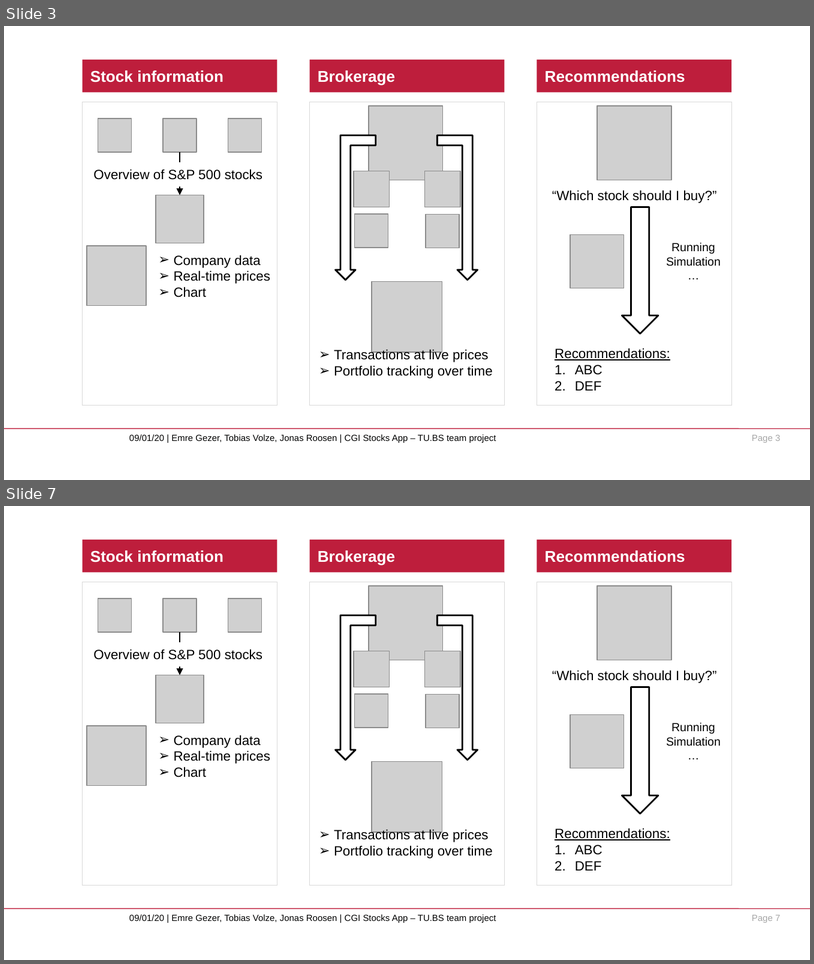
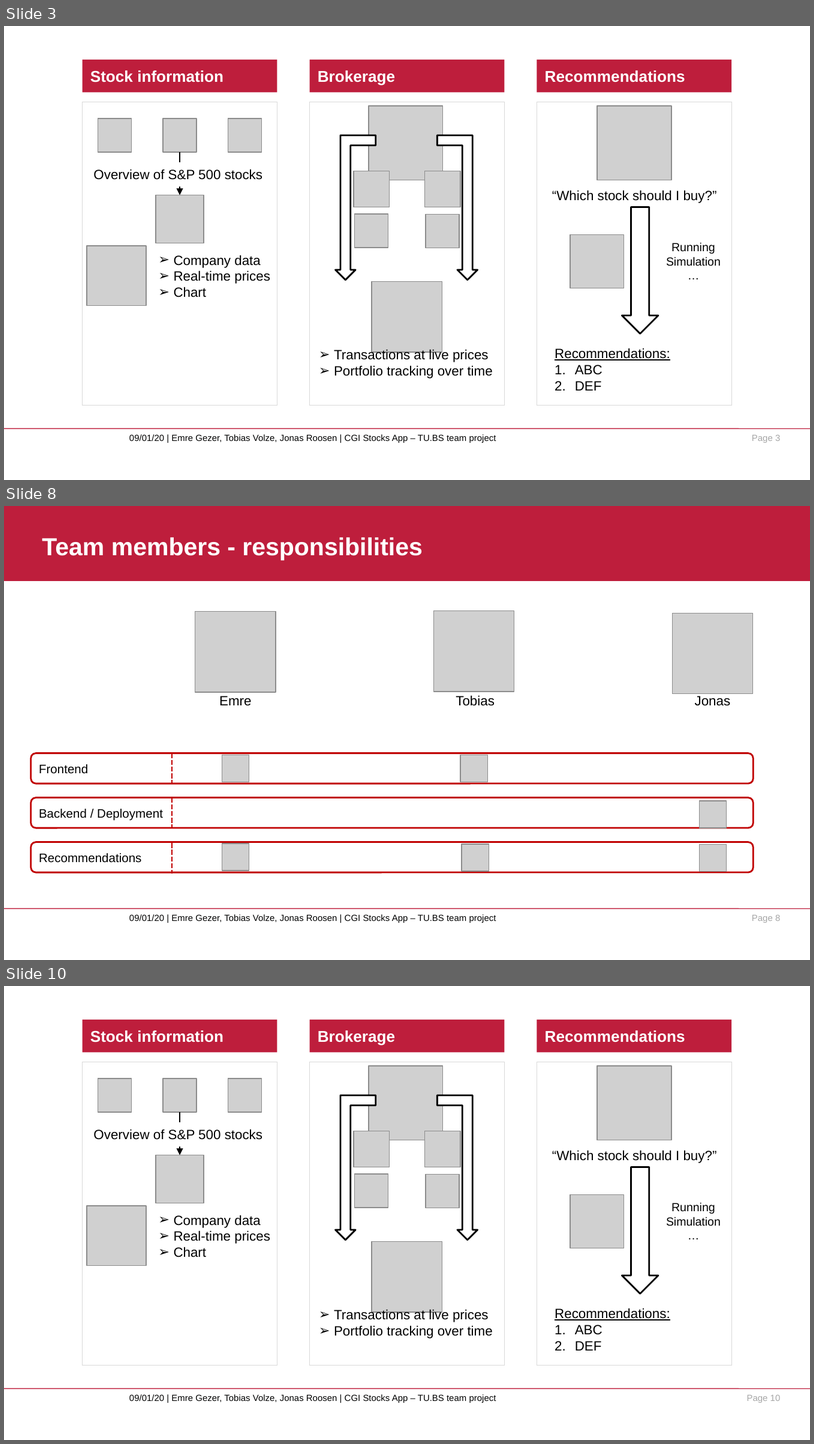
Before and after one commit to neoraven/Teamprojekt_SS20_CGI, a slide deck: presentation/TUBS_CGI_stocks_app_presentation.pptx. Shown one above the other, each under a label of ours: slides 3 and 7 before the commit, slides 3, 8 and 10 after it; the slides between them are not shown. The pictures are 814x964 and 814x1444 pixels, drawn with LibreOffice and Linux fonts; fonts in the diff are those of the drawing; grey boxes stand for pictures; background and template pictures are left out. Boxes give left, top, right and bottom in pixels: in the first picture for what was removed or moved away, otherwise in the second. Text is boxed around its words. In the diff, an @@ line names an element or a change of style, - is before the commit and + after.

```diff
--- a/presentation/TUBS_CGI_stocks_app_presentation.pptx
+++ b/presentation/TUBS_CGI_stocks_app_presentation.pptx
@@ slide 8 added at [4,506,810,960], background #FFFFFF; not listed: 3 template elements that a slide beside it also shows @@
@@ rectangle added at [4,506,810,581], fill #BE1E3C @@
@@ title added at [42,537,423,560], 22 pt, text #FFFFFF, bold @@
+Team members - responsibilities
@@ picture added at [195,612,276,692] @@
@@ picture added at [434,611,515,691] @@
@@ picture added at [672,613,753,694] @@
@@ text added at [219,696,251,706], 12 pt, text #000000 @@
+Emre
@@ text added at [456,695,495,706], 12 pt, text #000000 @@
+Tobias
@@ text added at [695,696,731,706], 12 pt, text #000000 @@
+Jonas
@@ rounded rectangle added at [30,753,753,783], outline #C00000 1.5 pt @@
@@ line added from (172, 753) to (172, 783), #C00000 1.5 pt dashed @@
@@ picture added at [222,754,249,782] @@
@@ picture added at [461,754,488,782] @@
@@ text added at [39,764,88,774], 11 pt, text #000000 @@
+Frontend
@@ rounded rectangle added at [30,797,753,828], outline #C00000 1.5 pt @@
@@ text added at [39,808,163,820], 11 pt, text #000000 @@
+Backend / Deployment
@@ line added from (172, 797) to (172, 828), #C00000 1.5 pt dashed @@
@@ picture added at [700,801,728,828] @@
@@ rounded rectangle added at [30,841,753,872], outline #C00000 1.5 pt @@
@@ line added from (172, 843) to (172, 873), #C00000 1.5 pt dashed @@
@@ picture added at [222,843,249,870] @@
@@ picture added at [462,844,489,871] @@
@@ picture added at [700,844,728,871] @@
@@ text added at [39,853,141,862], 11 pt, text #000000 @@
+Recommendations
@@ what was slide 7 is now slide 10 @@
@@ page number at [747,1395,781,1402]: text changed @@
-Page 7
+Page 10
```
Also in this commit, not shown: 2 slides changed, 5 other slides added, 1 slide removed.
